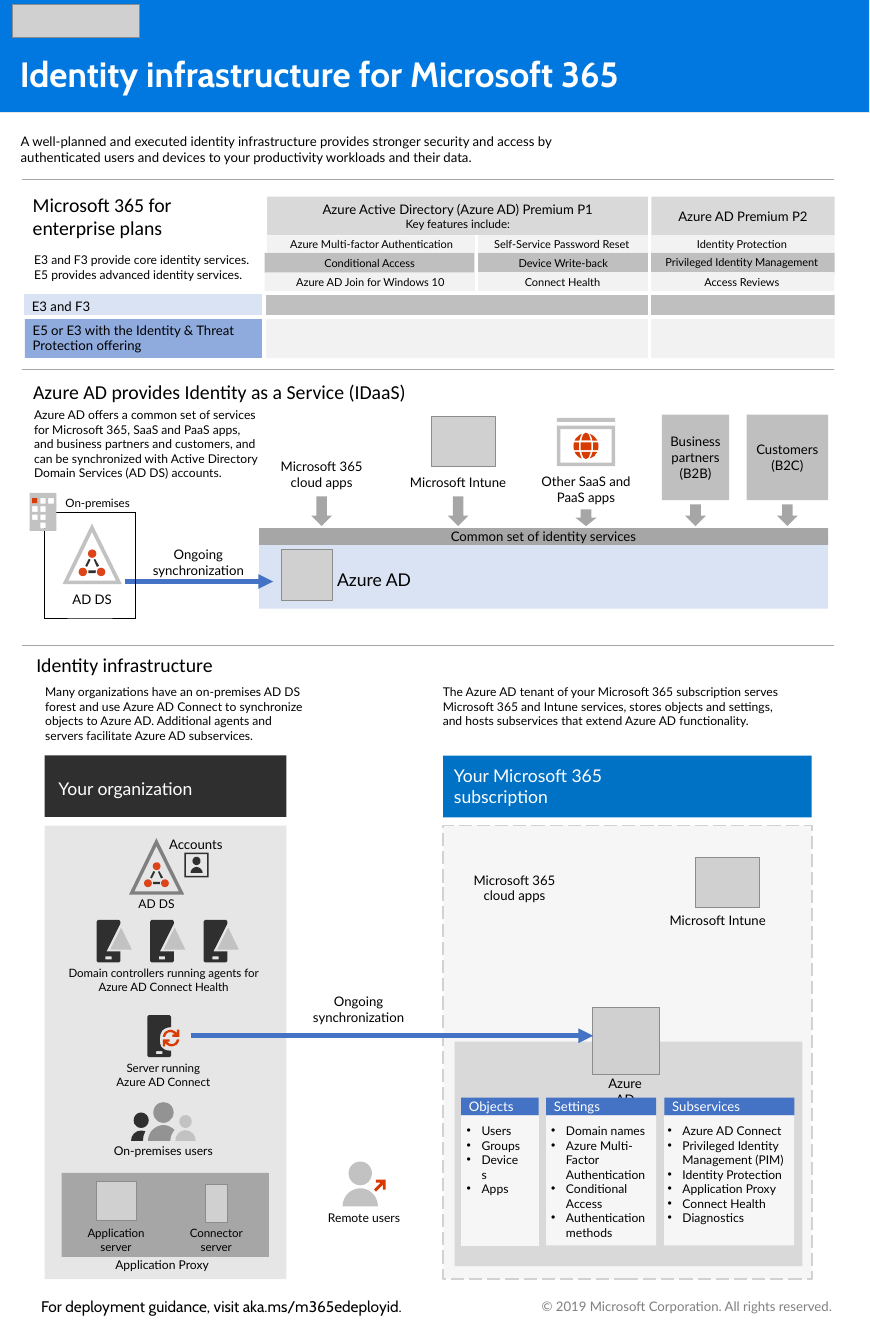
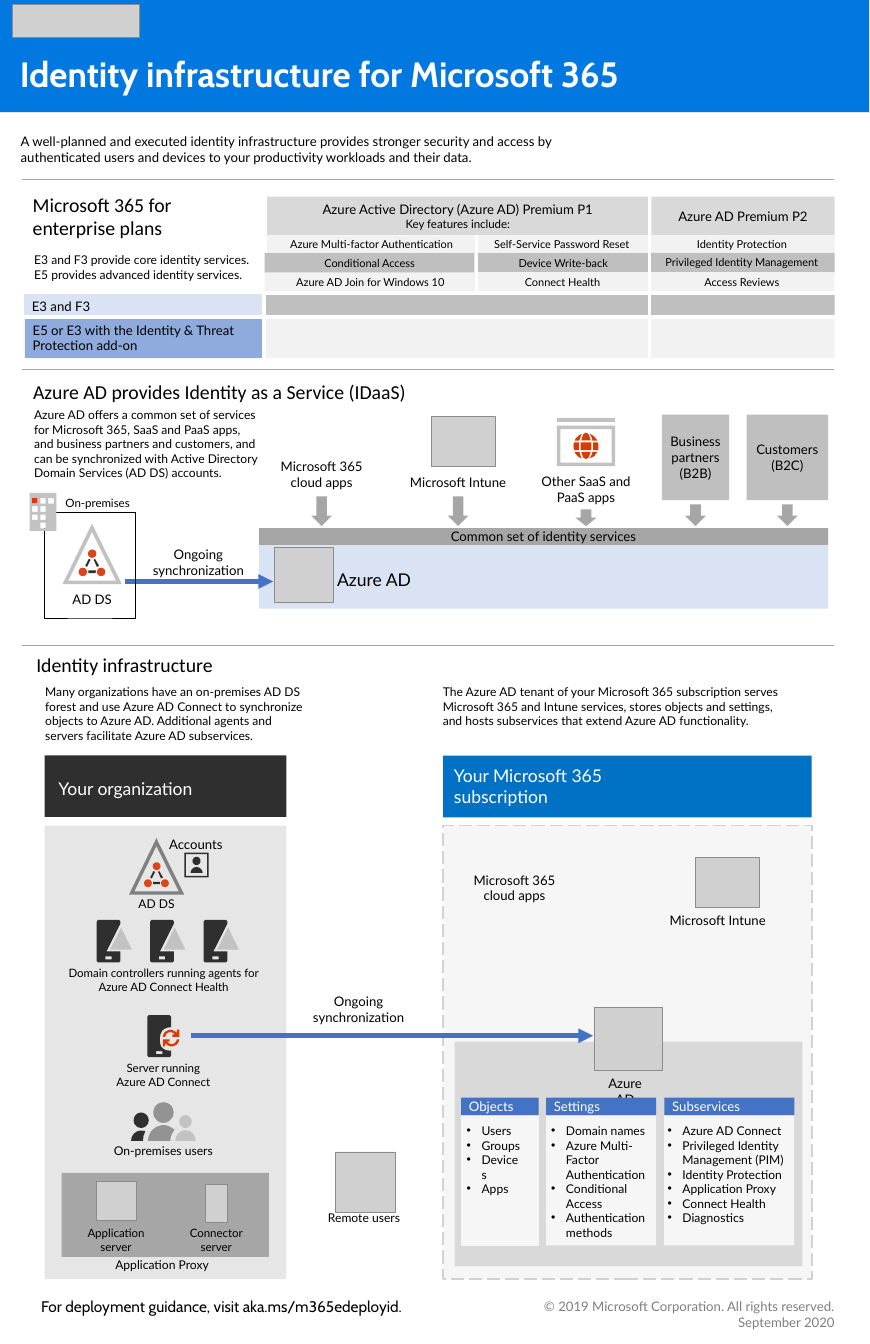
Before and after one commit to MicrosoftDocs/microsoft-365-docs, a slide deck: slide 1 of microsoft-365/downloads/m365e-identity-infra.pptx. Drawn at 870x1344 pixels with LibreOffice and Linux fonts; fonts in the diff are those of the drawing; grey boxes stand for pictures; background and template pictures are left out. Boxes give left, top, right and bottom in pixels: in the first picture for what was removed or moved away, otherwise in the second. Text is boxed around its words. In the diff, an @@ line names an element or a change of style, - is before the commit and + after.

Commit message:
Updated identity infrastructure poster

```diff
--- a/microsoft-365/downloads/m365e-identity-infra.pptx
+++ b/microsoft-365/downloads/m365e-identity-infra.pptx
@@ text in rectangle at box(33, 325, 234, 350): text changed @@
-E5 or E3 with the Identity & Threat Protection offering
+E5 or E3 with the Identity & Threat Protection add-on
@@ picture: place and size @@
-picture at box(282, 550, 333, 601)
+picture at box(274, 548, 333, 602)
@@ picture: place and size @@
-picture at box(592, 1008, 660, 1075)
+picture at box(594, 1008, 662, 1071)
@@ picture added at box(335, 1152, 395, 1212) @@
@@ freeform shape removed at box(349, 1162, 373, 1186) @@
@@ freeform shape removed at box(342, 1189, 378, 1207) @@
@@ freeform shape removed at box(374, 1180, 386, 1192) @@
@@ text at box(558, 1301, 834, 1314): alignment left to right @@
@@ text at box(738, 1317, 835, 1329): paragraph added @@
+September 2020
```
Also in this commit, not shown: 1 other slide changed, 2 other files.
